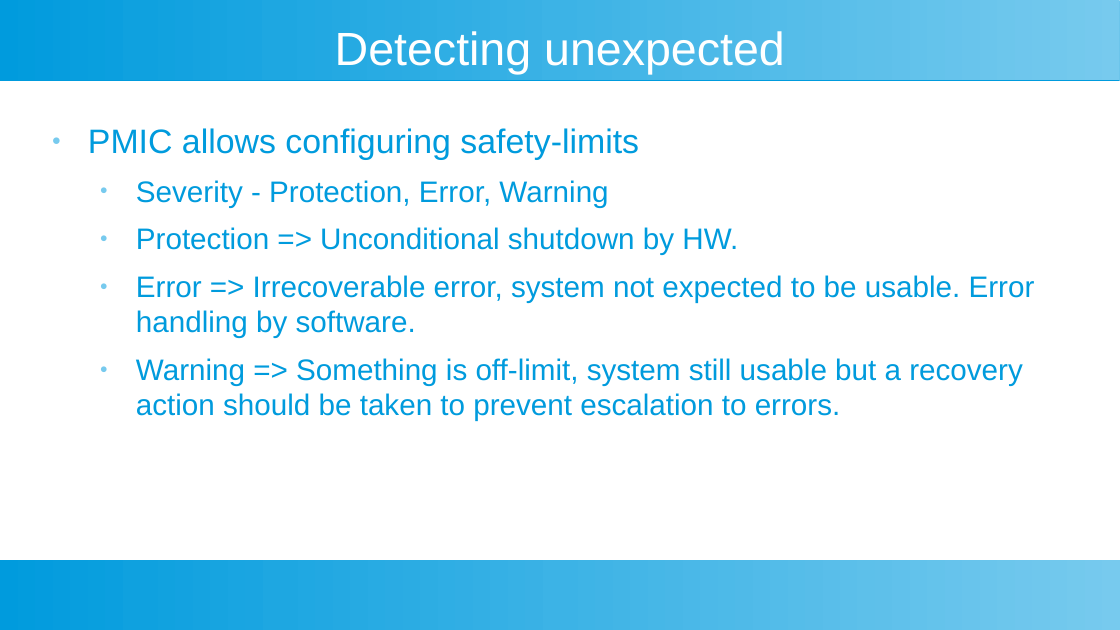
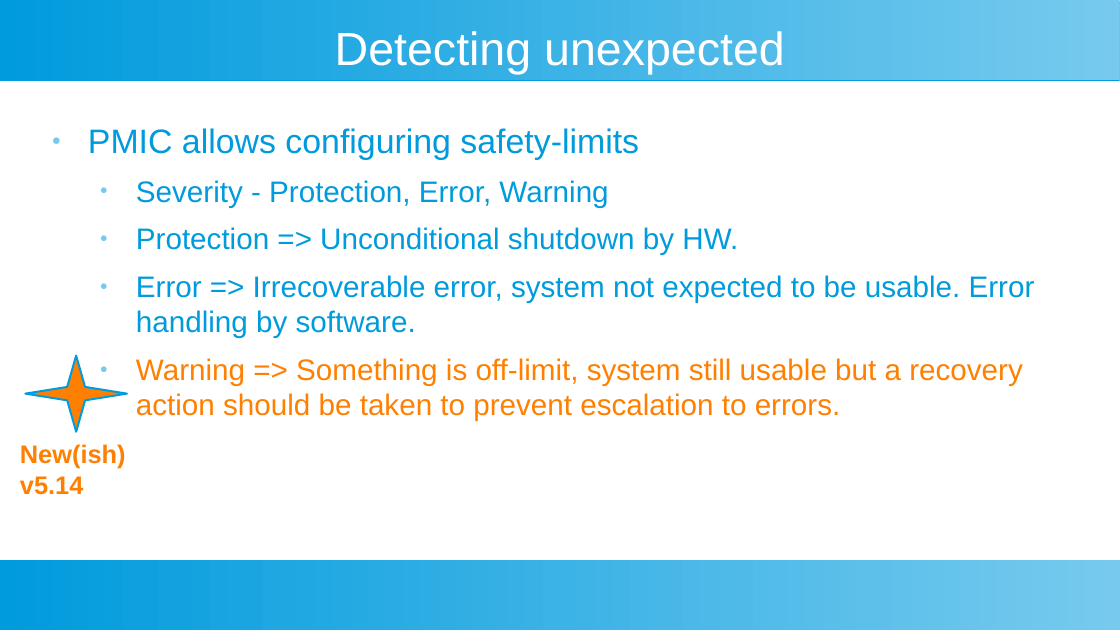
Before and after one commit to M-Vaittinen/babblings, a slide deck: slide 8 of PMIC/PMIC-babblings.odp. Drawn at 1120x630 pixels with LibreOffice and Linux fonts; fonts in the diff are those of the drawing. Boxes give left, top, right and bottom in pixels: in the first picture for what was removed or moved away, otherwise in the second. Text is boxed around its words. In the diff, an @@ line names an element or a change of style, - is before the commit and + after.

```diff
--- a/PMIC/PMIC-babblings.odp
+++ b/PMIC/PMIC-babblings.odp
@@ freeform shape added at box(25, 356, 127, 432), fill #FF8000, outline #009BDD 1.42 pt @@
@@ text at box(136, 358, 1023, 421): text colour #009BDD to #FF8000 in "Warning => Something is off-limit, system still ..." @@
@@ text added at box(20, 444, 126, 495), 18 pt, text #FF8000, bold @@
+New(ish)
+v5.14
```
Also in this commit, not shown: 2 other slides changed, 1 slide added.
